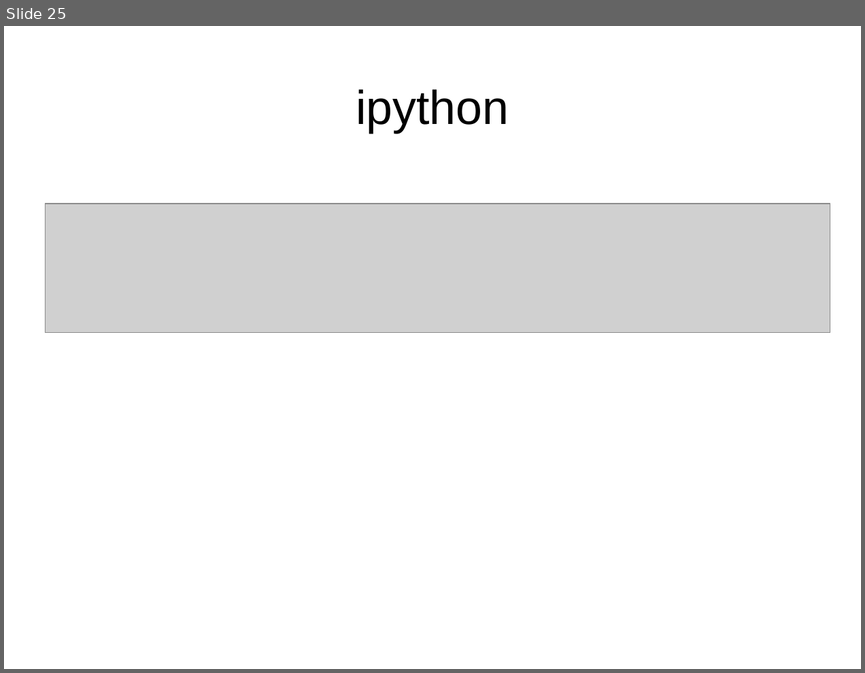
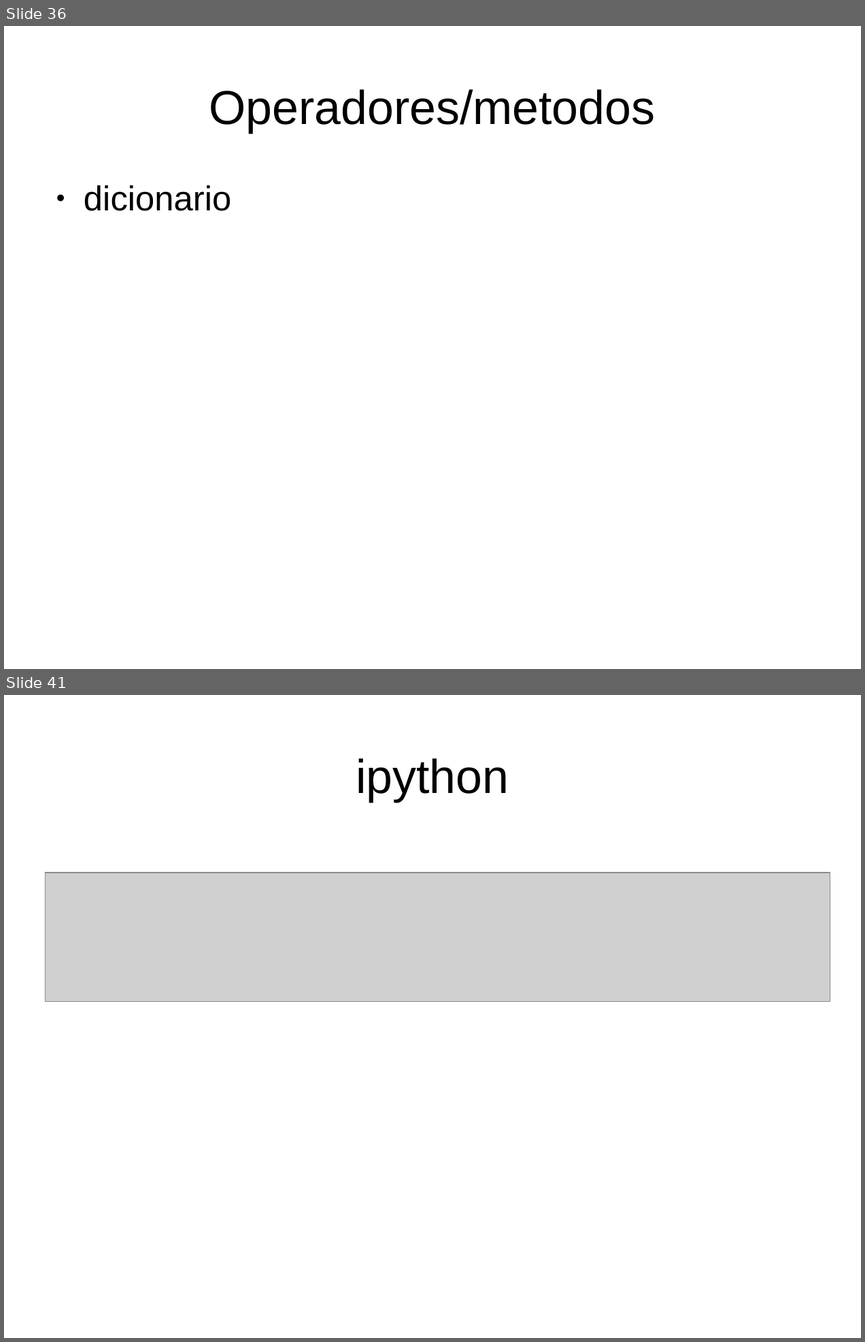
Before and after one commit to iurisegtovich/CursoSciPySEQ2018, a slide deck: arquivos_office/curso_RESUMO.odp. Shown one above the other, each under a label of ours: slide 25 before the commit, slides 36 and 41 after it; the slides between them are not shown. The pictures are 865x673 and 865x1342 pixels, drawn with LibreOffice and Linux fonts; fonts in the diff are those of the drawing; grey boxes stand for pictures. Boxes give left, top, right and bottom in pixels: in the first picture for what was removed or moved away, otherwise in the second. Text is boxed around its words. In the diff, an @@ line names an element or a change of style, - is before the commit and + after.

```diff
--- a/arquivos_office/curso_RESUMO.odp
+++ b/arquivos_office/curso_RESUMO.odp
@@ slide 36 added at (4,26,861,669), background #FFFFFF @@
@@ title added at (209,89,655,133), 44 pt, text #000000 @@
+Operadores/metodos
@@ text added at (84,185,231,211), 32 pt, text #000000 @@
+● dicionario
@@ what was slide 25 is now slide 41 @@
```
Also in this commit, not shown: 18 other slides added, 3 slides removed, 1 other file.
